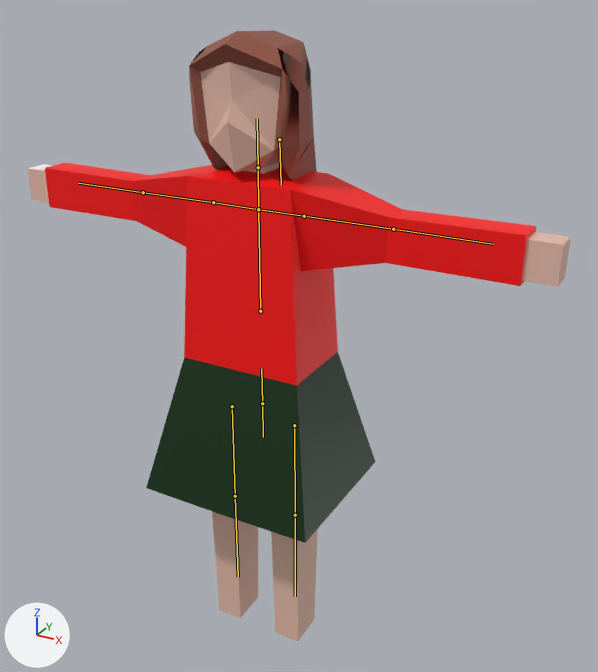
What one commit did to the glTF model animatronics/redman/Kenzie.glb.
Before and after are seen from a 50 mm camera at (3.12, -5.06, 5.38) aimed at (0.21, 0.23, 2.74). Every picture has the same lights, and +X, +Y and +Z are marked at lower left. The bones that bend it are drawn over the model as lines.
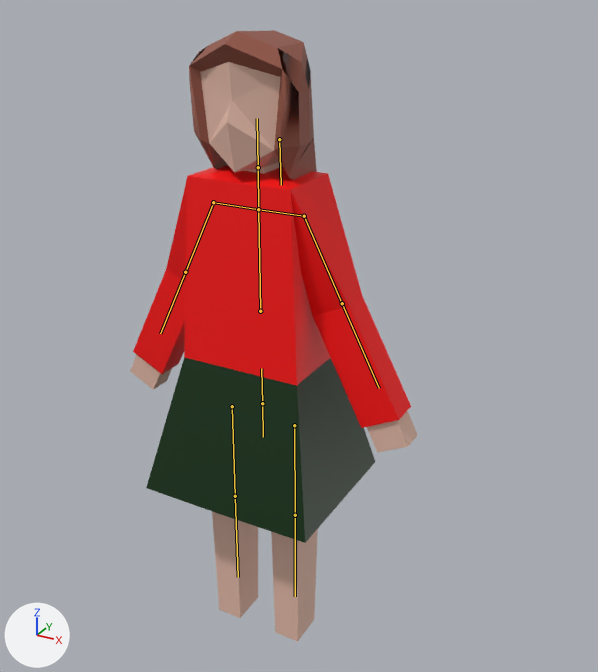
The newer file adds an action. The first version stands in its rest pose; the second is drawn at frame 1 of the action 'Standing'.

Where the change shows, as pixel boxes (x1, y1, x2, y2) in the pictures (598 x 672 px):
```json
{"object": "Cube", "change": "posed", "before": [27, 30, 571, 641], "after": [130, 30, 418, 641], "on screen": "47% narrower"}
{"bone": "rarm1", "before": "(304, 216) to (393, 229)", "after": "(304, 216) to (342, 303)"}
{"bone": "larm1", "before": "(213, 202) to (143, 192)", "after": "(213, 202) to (185, 272)"}
```

Scene script edits in JSON lines:
```json
{"block": "bone_rarm1", "where": "bone_rarm1 = bpy.data.objects['Armature'].pose.bones['rarm1']  # child of 'lshoulder'"}
{"op": "set", "path": "bone_rarm1.rotation_quaternion", "old": "(1.0, 0.0, 0.0, 0.0)", "new": "(0.855, 0.0, 0.0, -0.519)", "note": "degrees (0, 0, 0) -> degrees (0, 0, -63)"}
{"block": "bone_larm1", "where": "bone_larm1 = bpy.data.objects['Armature'].pose.bones['larm1']  # child of 'rshoulder'"}
{"op": "set", "path": "bone_larm1.rotation_quaternion", "old": "(1.0, 0.0, 0.0, 0.0)", "new": "(0.85, 0.0, 0.0, 0.527)", "note": "degrees (0, 0, 0) -> degrees (0, 0, 64)"}
```
